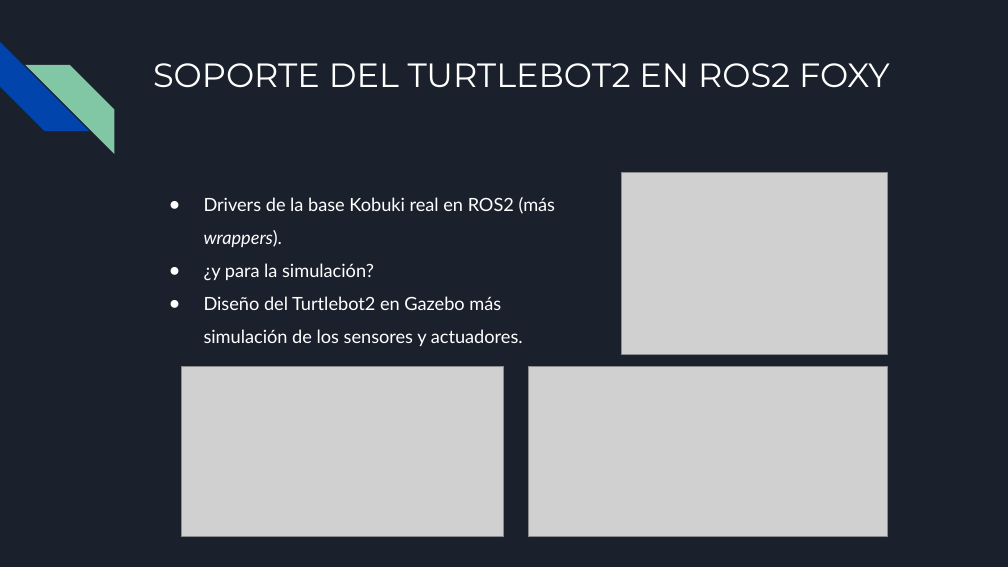
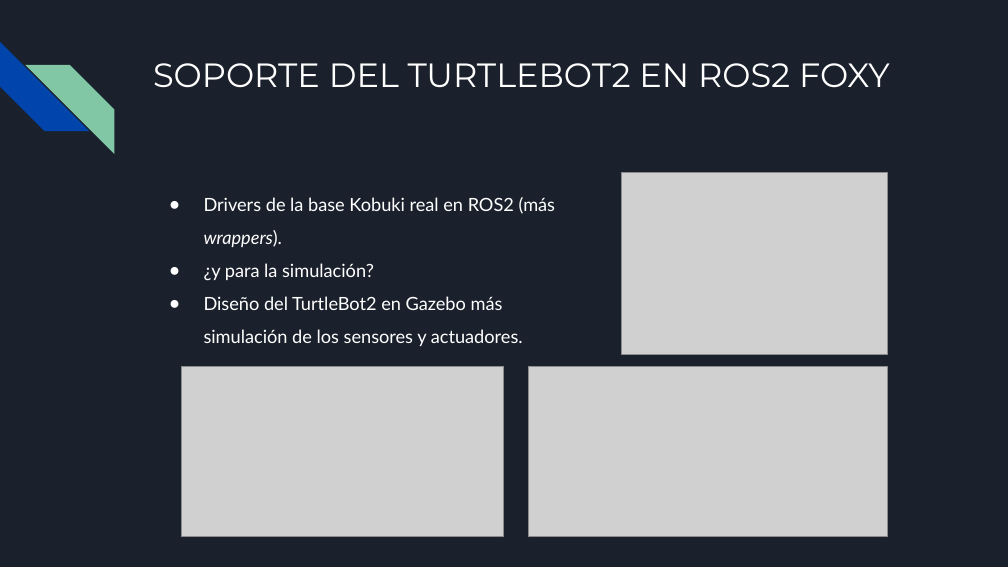
Before and after one commit to RoboticsLabURJC/2021-tfg-carlos-caminero, a slide deck: slide 8 of presentacion/presentacion.pptx. Drawn at 1008x567 pixels with LibreOffice and Linux fonts; fonts in the diff are those of the drawing; grey boxes stand for pictures. Boxes give left, top, right and bottom in pixels: in the first picture for what was removed or moved away, otherwise in the second. Text is boxed around its words. In the diff, an @@ line names an element or a change of style, - is before the commit and + after.

```diff
--- a/presentacion/presentacion.pptx
+++ b/presentacion/presentacion.pptx
@@ text at (x1=204, y1=296, x2=523, y2=346): text changed @@
-● Diseño del Turtlebot2 en Gazebo más simulación de los sensores y actuadores.
+● Diseño del TurtleBot2 en Gazebo más simulación de los sensores y actuadores.
```
Also in this commit, not shown: 8 other slides changed, 1 other file.
